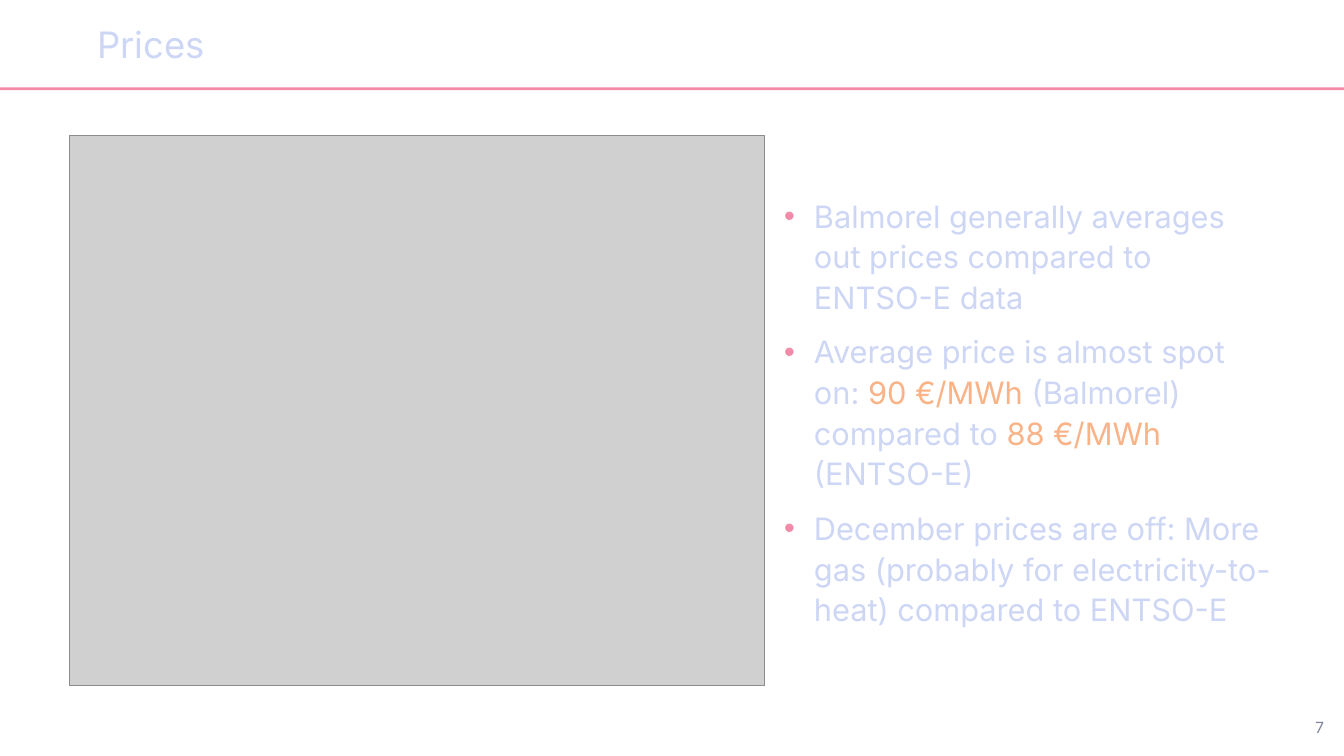
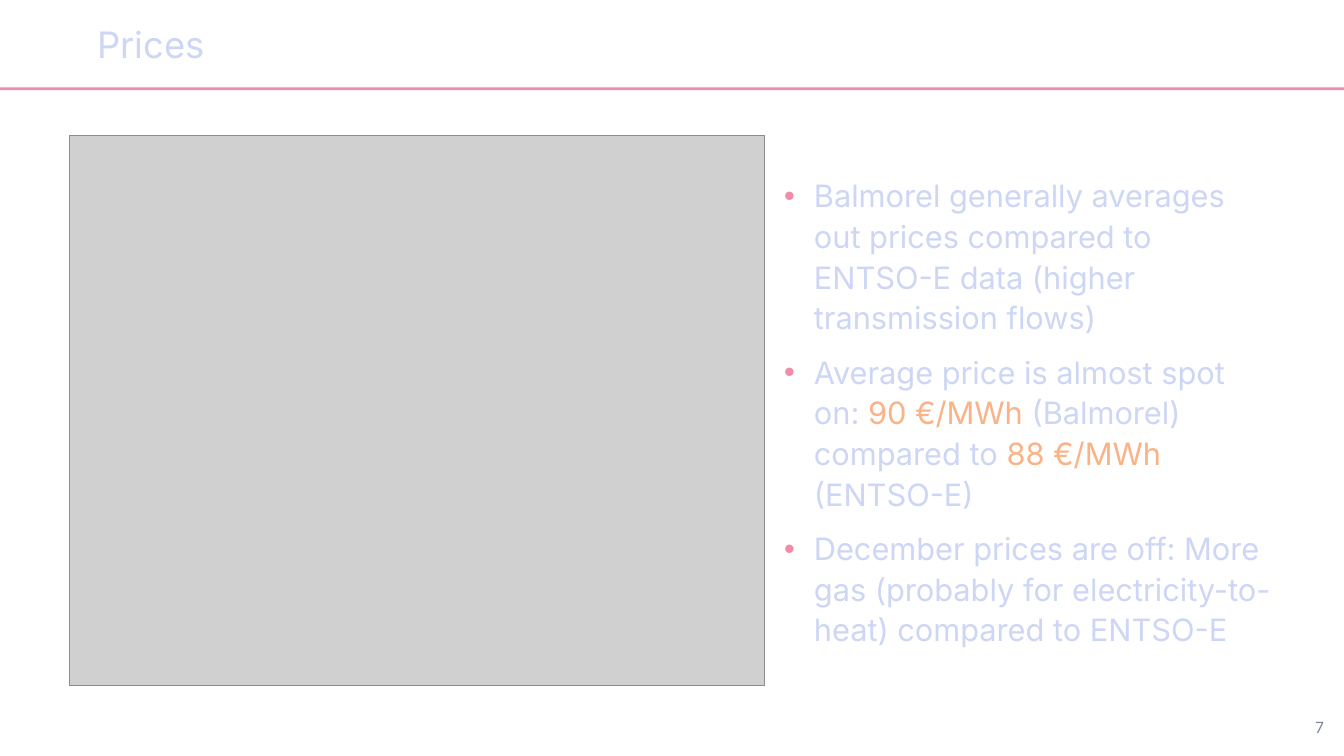
Before and after one commit to Mathias157/Balmorel, a slide deck: slide 7 of docs/report/Backcasting.odp. Drawn at 1344x756 pixels with LibreOffice and Linux fonts; fonts in the diff are those of the drawing; grey boxes stand for pictures; background and template pictures are left out. Boxes give left, top, right and bottom in pixels: in the first picture for what was removed or moved away, otherwise in the second. Text is boxed around its words. In the diff, an @@ line names an element or a change of style, - is before the commit and + after.

Commit message:
changed presentation

```diff
--- a/docs/report/Backcasting.odp
+++ b/docs/report/Backcasting.odp
@@ text at [814, 185, 1225, 333]: text changed @@
-• Balmorel generally averages out prices compared to ENTSO-E data
+• Balmorel generally averages out prices compared to ENTSO-E data (higher transmission flows)
```
Also in this commit, not shown: 1 other slide changed.
